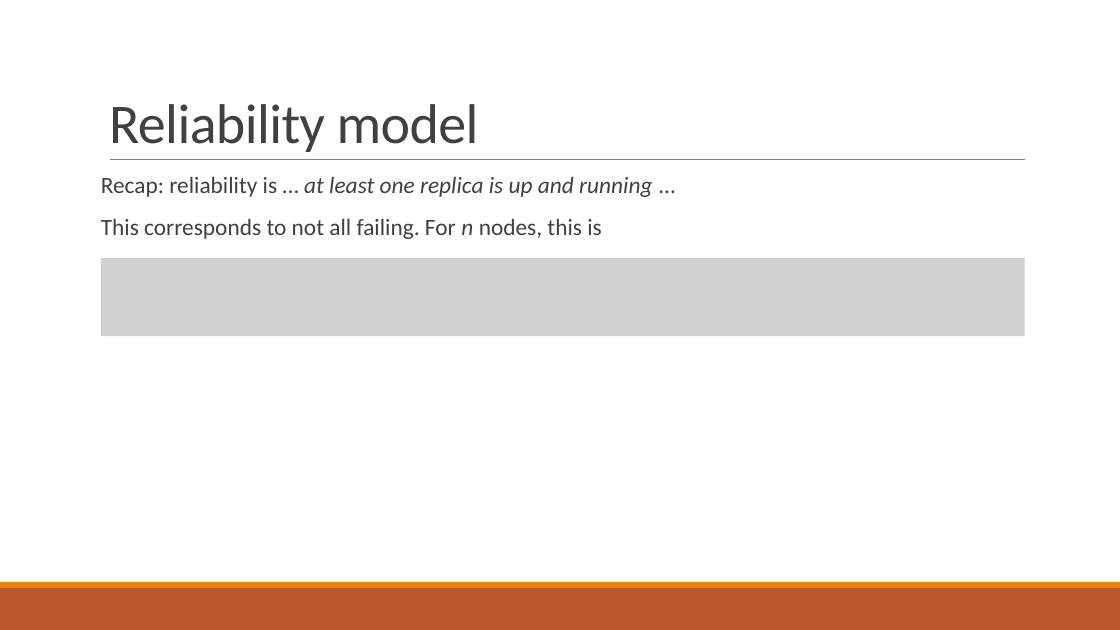
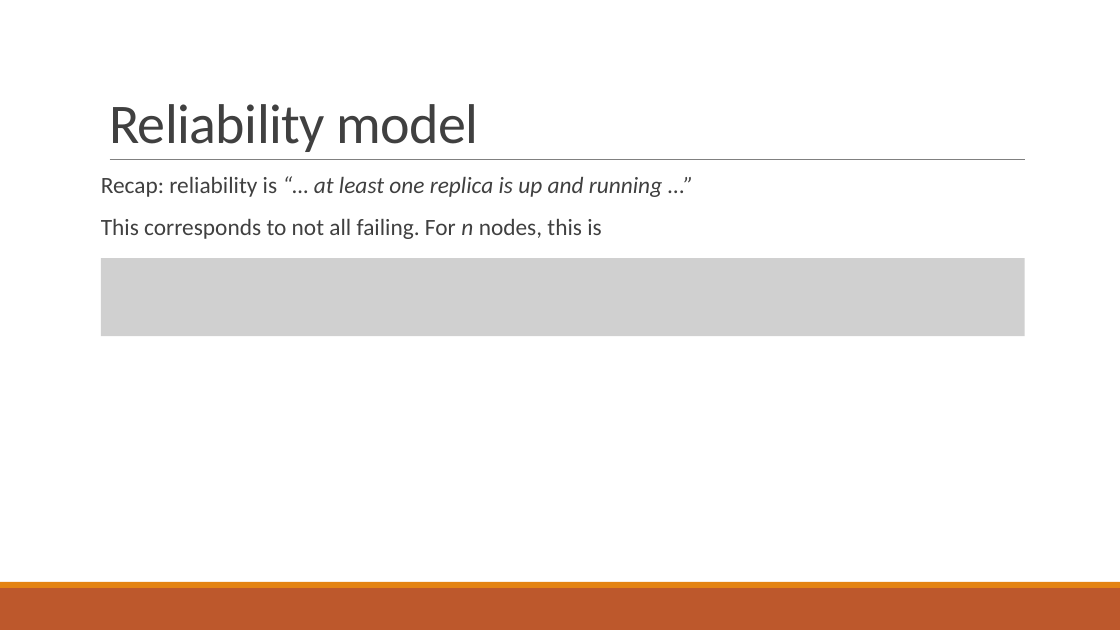
Before and after one commit to PStahl/master_thesis, a slide deck: slide 10 of presentation/presentation.pptx. Drawn at 1120x630 pixels with LibreOffice and Linux fonts; fonts in the diff are those of the drawing; grey boxes stand for pictures. Boxes give left, top, right and bottom in pixels: in the first picture for what was removed or moved away, otherwise in the second. Text is boxed around its words. In the diff, an @@ line names an element or a change of style, - is before the commit and + after.

Commit message:
update presentation

```diff
--- a/presentation/presentation.pptx
+++ b/presentation/presentation.pptx
@@ text at <box>101,177,662,197</box>: text changed @@
-Recap: reliability is … at least one replica is up and running ...
+Recap: reliability is “… at least one replica is up and running ...”
```
Also in this commit, not shown: 2 other slides changed, 1 slide added.
